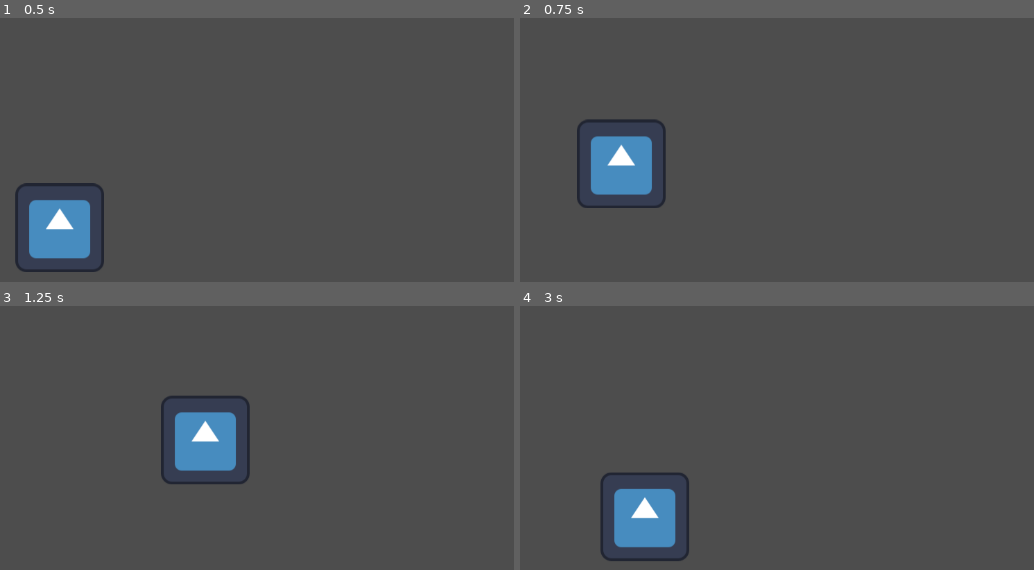
Above: before the commit, frames 1-4 (two rows, left to right).
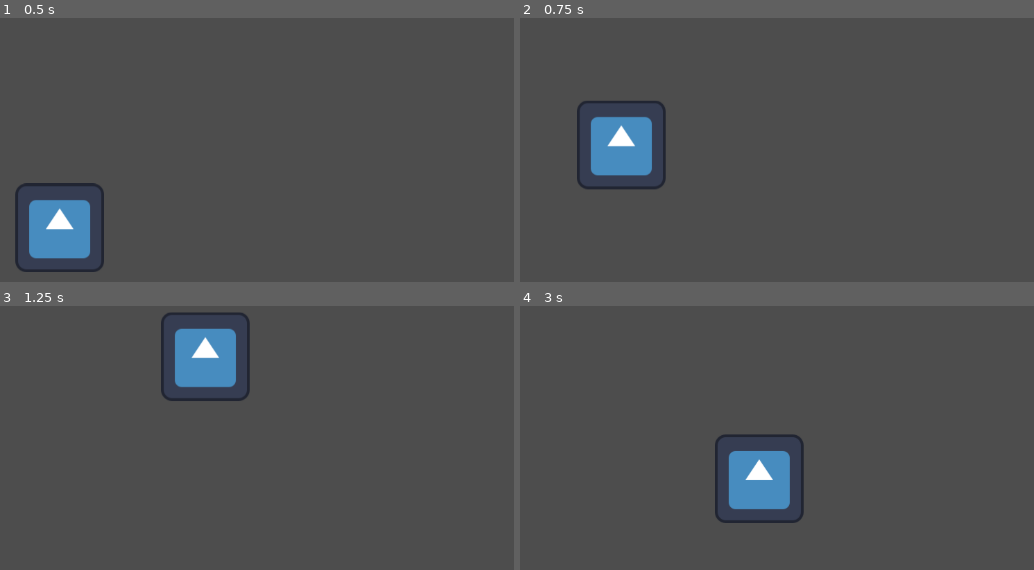
Above: after the commit, the same moments.

Repository: most025/bitbot-adventure
Game: Godot game, scene res://Scene/main/level.tscn
Two runs of this game, one before a commit and one after it. Both use one fixed random seed, a clock stepped at 60 frames per second and the inputs below. The engine's default icon, where the game draws it, is replaced by a stand-in: a white triangle on a blue panel in a dark square.
Inputs:
- Up to frame 1 (0.5 s): no input
- Up to frame 2 (0.75 s): tap Enter (ui_accept) at 0.5 s; hold Right (ui_right) from 0.53 s (still down)
- Up to frame 3 (1.25 s): keep holding Right (ui_right); tap Enter (ui_accept) at 0.77 s
- Up to frame 4 (3 s): tap Enter (ui_accept) at 1.52 s; release Right (ui_right) at 2.03 s; hold Left (ui_left) 2.03-2.78 s; hold Right (ui_right) from 2.78 s (still down)

Frame 1 is identical in both runs. In frame 2, 2.9% of the frame differs, in the area x 11-29%, y 31-72%; in frame 3, 6.6%; in frame 4, 6.9%, in the area x 15-56%, y 48-97%.

Commit message:
Alterando un el código autogenerado

Diff:
--- a/Scene/main/player.gd
+++ b/Scene/main/player.gd
@@ -2,14 +2,14 @@
 
 
 const SPEED = 300.0
-const JUMP_VELOCITY = -500.0
-
-
+const JUMP_VELOCITY = -600.0
+var gravity=800.0
 
 func _physics_process(delta: float) -> void:
 	# Add the gravity.
 	if not is_on_floor():
-		velocity += get_gravity() * delta
+		velocity.y += gravity * delta
+		# velocity += get_gravity * delta (esto es loque era antes)
 
 	# Handle jump.
 	if Input.is_action_just_pressed("ui_accept") and is_on_floor():
